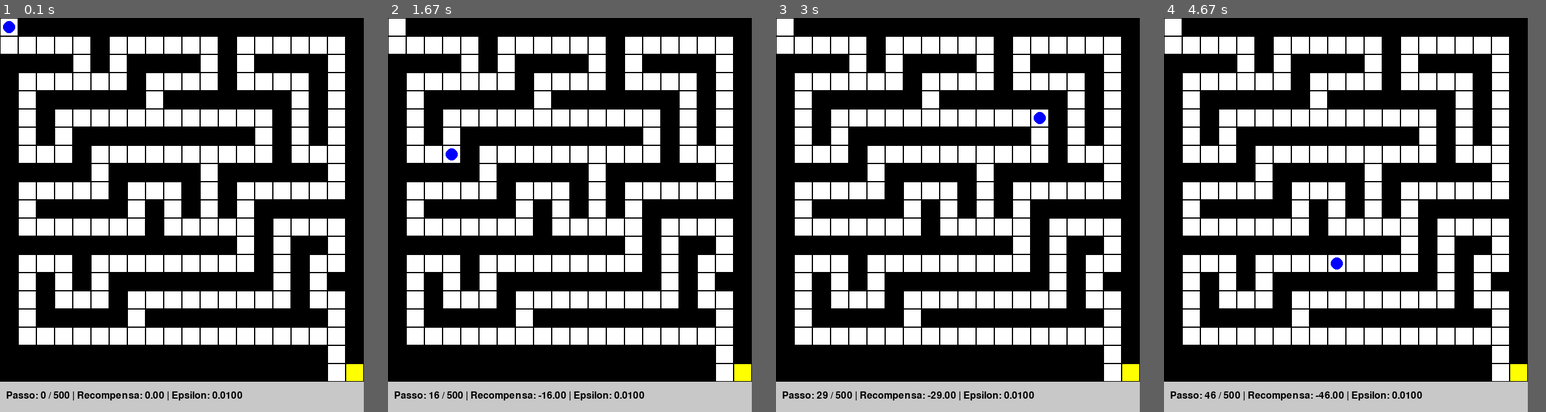
Above: before the commit, frames 1-4 (left to right).
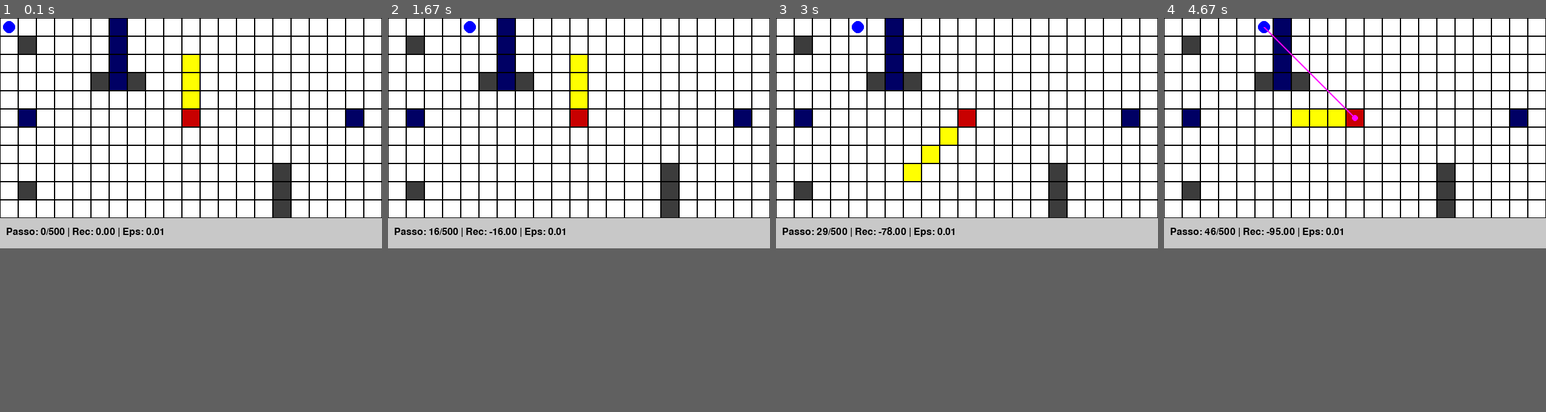
Above: after the commit, the same moments.

Repository: LEI-122689/Projeto_AA
Game: pygame game, started from Simulador.py
Two runs of this game, one before a commit and one after it. Both use one fixed random seed, a clock stepped at 60 frames per second and the inputs below.
Inputs:
- Up to frame 1 (0.1 s): no input
- Up to frame 2 (1.67 s): no input
- Up to frame 3 (3 s): no input
- Up to frame 4 (4.67 s): no input
In our replay, the window is 600x650 before the commit and 630x380 after it. These sizes can differ from the game's own. Grey fills any space a smaller window leaves; there, only what the larger window draws over its background counts as a difference.

The runs differ from the first frame. In frame 1, 51% of the frame differs, in the area x 0-100%, y 0-100%; in frame 2, 51%; in frame 3, 51%; in frame 4, 52%.

Commit message:
Sensor implementado

Diff:
--- a/Agente_Farol.py
+++ b/Agente_Farol.py
@@ -36,10 +36,13 @@
         pass  # Não usado no Farol
 
     def _converte_vetor_para_estado(self, vetor: Tuple[int, int]) -> str:
-        """ Converte o vetor de distância (observação) num estado discreto (direção). """
+        # --- NOVO: Se o vetor for None, estamos cegos ---
+        if vetor is None:
+            return "SEM_SINAL"
+            # ------------------------------------------------
+
         dx, dy = vetor
-
-        # Normaliza o vetor para apenas a direção (+1, -1, 0)
+        # ... (resto da lógica de normalização mantém-se igual) ...
         norm_x = 0
         if dx > 0:
             norm_x = 1
@@ -52,9 +55,7 @@
         elif dy < 0:
             norm_y = -1
 
-        if (norm_x, norm_y) == (0, 0):
-            return "FAROL"
-
+        if (norm_x, norm_y) == (0, 0): return "FAROL"
         return DIRECOES_MAP.get((norm_x, norm_y), "UNKNOWN")
 
     def _get_q_valores(self, estado: str) -> dict:
@@ -71,7 +72,7 @@
         return random.choice(melhores_acoes)  # Desempate aleatório
 
     def observacao(self, obs: Any):
-        """ Recebe a observação (vetor de diferença) e converte-a no estado 's'. """
+        # Agora o 'obs' pode ser None se o sensor estiver fora de alcance
         self.estado_atual = self._converte_vetor_para_estado(obs)
 
     def age(self) -> Tuple[int, int]:
--- a/Agente_Novelty.py
+++ b/Agente_Novelty.py
@@ -11,13 +11,14 @@
         self.posicao_anterior = None
         self.acao_anterior = None
 
+        # --- NOVO: Variável para guardar onde está o objetivo ---
+        self.objetivo_detectado = None
+        # ------------------------------------------------------
+
         self.acoes = [(0, -1), (0, 1), (-1, 0), (1, 0)]
 
-        # --- NOVIDADE: Memória de Curto Prazo (Taboo List) ---
-        # Guarda as últimas 4 posições para evitar loops imediatos
+        # Memória de Curto Prazo (Taboo List)
         self.historico_recente = []
-
-        # Flag técnica para o bug do simulador
         self.ja_agiu = False
 
         # Compatibilidade
@@ -25,8 +26,10 @@
         self.epsilon = 0.0
         self.learning_mode = False
 
-    def observacao(self, obs):
+    # --- ALTERAÇÃO 1: Receber o alvo opcional ---
+    def observacao(self, obs, alvo=None):
         self.estado_atual = obs
+        self.objetivo_detectado = alvo  # Guarda o alvo se o sensor o vir
 
         # 1. Deteção de Paredes
         if self.ja_agiu:
@@ -43,43 +46,91 @@
 
         # 3. Atualizar Histórico Recente
         self.historico_recente.append(self.estado_atual)
-        if len(self.historico_recente) > 4:  # Lembra-se dos últimos 4 passos
+        if len(self.historico_recente) > 4:
             self.historico_recente.pop(0)
 
         self.posicao_anterior = self.estado_atual
 
     def age(self):
         cx, cy = self.estado_atual
-        candidatos = []
 
-        # Baralhar ações para evitar tendências de movimento (vício de ir sempre Norte)
-        random.shuffle(self.acoes)
-
+        # 1. Identificar todas as células vizinhas que não são paredes
+        candidatos_validos = []
         for acao in self.acoes:
             dx, dy = acao
             vizinho = (cx + dx, cy + dy)
+            if vizinho not in self.paredes_conhecidas:
+                candidatos_validos.append((vizinho, acao))
 
-            # Se é parede, ignora
-            if vizinho in self.paredes_conhecidas:
-                continue
+        # Se estiver encurralado, tenta qualquer coisa
+        if not candidatos_validos:
+            acao = random.choice(self.acoes)
+            self.acao_anterior = acao
+            self.ja_agiu = True
+            return acao
 
-            # --- CÁLCULO DO SCORE (Visitas + Penalidade Recente) ---
+        # --- LÓGICA HÍBRIDA CORRIGIDA ---
+
+        usar_novelty = True  # Por defeito, assumimos que vamos explorar
+
+        # SE virmos o objetivo, tentamos ser Gulosos, MAS com memória!
+        if self.objetivo_detectado is not None:
+            tx, ty = self.objetivo_detectado
+
+            # Procurar movimentos que:
+            # 1. Nos aproximem do alvo (ou mantenham perto)
+            # 2. NÃO estejam na memória recente (EVITA O LOOP DE 2 CASAS)
+
+            melhor_acao_gulosa = None
+            menor_distancia = float('inf')
+
+            dist_atual = abs(tx - cx) + abs(ty - cy)
+            encontrou_caminho_limpo = False
+
+            for vizinho, acao in candidatos_validos:
+                # Se este vizinho está na lista tabu, IGNORA-O no modo guloso
+                if vizinho in self.historico_recente:
+                    continue
+
+                vx, vy = vizinho
+                dist_vizinho = abs(tx - vx) + abs(ty - vy)
+
+                # Só aceitamos se a distância for menor ou igual
+                # E for a melhor opção encontrada até agora
+                if dist_vizinho < menor_distancia:
+                    menor_distancia = dist_vizinho
+                    melhor_acao_gulosa = acao
+                    encontrou_caminho_limpo = True
+
+            # Se encontrámos um movimento válido que nos aproxima E não é repetido:
+            if encontrou_caminho_limpo:
+                self.acao_anterior = melhor_acao_gulosa
+                self.ja_agiu = True
+                return melhor_acao_gulosa
+
+            # SE NÃO ENCONTRÁMOS (porque o caminho direto está bloqueado ou é repetido):
+            # O 'usar_novelty' continua True.
+            # O agente "desiste" de ir direto e volta a usar a Novidade para contornar o obstáculo.
+
+        # ----------------------------------------------------
+        # MODO NOVELTY (Exploração / Contorno)
+        # ----------------------------------------------------
+
+        candidatos_com_score = []
+        random.shuffle(candidatos_validos)
+
+        for vizinho, acao in candidatos_validos:
             score = self.visitas.get(vizinho, 0)
 
-            # Se estive lá recentemente, adiciono uma penalidade temporária GIGANTE
+            # Penalidade Tabu
             if vizinho in self.historico_recente:
                 score += 1000
 
-            candidatos.append((score, acao))
+            candidatos_com_score.append((score, acao))
 
-        # Se estiver encurralado (tudo parece mau), tenta qualquer coisa
-        if not candidatos:
-            acao = random.choice(self.acoes)
-        else:
-            # Escolhe o vizinho com MENOR score (Menos visitas E não visitado recentemente)
-            min_score = min(candidatos, key=lambda x: x[0])[0]
-            melhores_opcoes = [acao for (s, acao) in candidatos if s == min_score]
-            acao = random.choice(melhores_opcoes)
+        min_score = min(candidatos_com_score, key=lambda x: x[0])[0]
+        melhores_opcoes = [acao for (s, acao) in candidatos_com_score if s == min_score]
+        acao = random.choice(melhores_opcoes)
 
         self.acao_anterior = acao
         self.ja_agiu = True
@@ -89,4 +140,5 @@
         self.recompensa_acumulada += recompensa
 
     def atualiza_posicao(self, nova_pos):
-        self.observacao(nova_pos)
+        # Nota: O Simulador deve chamar observacao() em vez disto para passar o alvo
+        pass
--- a/Pygame_Simulador.py
+++ b/Pygame_Simulador.py
@@ -11,12 +11,12 @@
 Vermelho = (200, 0, 0)  # Parede / Farol (Centro)
 Azul = (0, 0, 255)  # Agente
 Amarelo = (255, 255, 0)  # Saída / Objetivo
-Cinzento_Escuro = (60, 60, 60)  # Pedras/Recifes (Risco Médio = 1)
-Azul_Escuro = (0, 0, 100)  # Correntes Fortes (Risco Alto = 2)
+Cinzento_Escuro = (60, 60, 60)  # Pedras/Recifes
+Azul_Escuro = (0, 0, 100)  # Correntes Fortes
+Magenta = (255, 0, 255)  # Cor do Laser do Sensor
 
 
 class VisualizadorPygame:
-    # ALTERAÇÃO: Adicionados argumentos 'dificuldade' e 'nome_agente'
     def __init__(self, ambiente, problema, max_passos, fps, dificuldade, nome_agente):
         pygame.init()
         self.ambiente = ambiente
@@ -36,7 +36,6 @@
 
         self.ecran = pygame.display.set_mode((self.largura, self.altura))
 
-        # ALTERAÇÃO: Título na ordem pedida (FPS -> Problema -> Dificuldade -> Agente)
         titulo = f"FPS: {fps} | Problema: {problema.upper()} | Dificuldade: {dificuldade.upper()} | Agente: {nome_agente.upper()}"
         pygame.display.set_caption(titulo)
 
@@ -74,7 +73,7 @@
         ax, ay = self.ambiente.agente_pos
         mapa = self.ambiente.mapa_obstaculos
 
-        # Lógica da Luz (Mantida do teu código original)
+        # Lógica da Luz
         direcoes = [
             (0, -1), (1, -1), (1, 0), (1, 1),
             (0, 1), (-1, 1), (-1, 0), (-1, -1)
@@ -91,7 +90,6 @@
             for x in range(self.size_x):
                 rect = pygame.Rect(x * TamanhoBloco, y * TamanhoBloco, TamanhoBloco, TamanhoBloco)
 
-                # Definir cor base pelo terreno
                 terreno = mapa[y][x]
                 if terreno == 3:  # Farol
                     cor_bloco = Vermelho
@@ -113,11 +111,9 @@
                 if (x, y) == (ax, ay):
                     pygame.draw.circle(self.ecran, Azul, rect.center, TamanhoBloco // 3)
 
-        # Incrementa o tempo do Farol para animação
         self.ambiente.tempo_luz += 1
 
     def _desenha_painel(self, epsilon):
-        # Painel de métricas no fundo
         painel_rect = pygame.Rect(0, self.size_y * TamanhoBloco, self.largura, 50)
         pygame.draw.rect(self.ecran, (200, 200, 200), painel_rect)
 
@@ -128,13 +124,13 @@
             status_cor = Preto
             status_msg = ""
 
-        # Formatação do texto do rodapé
-        status_text = f"Passo: {self.passos_atuais} / {self.max_passos} | Recompensa: {self.recompensa:.2f} | Epsilon: {epsilon:.4f} {status_msg}"
+        status_text = f"Passo: {self.passos_atuais}/{self.max_passos} | Rec: {self.recompensa:.2f} | Eps: {epsilon:.2f} {status_msg}"
 
         texto_render = self.font.render(status_text, True, status_cor)
         self.ecran.blit(texto_render, (10, self.size_y * TamanhoBloco + 15))
 
-    def desenha(self, passos, recompensa, terminou, sucesso, epsilon):
+    # --- AQUI ESTAVA O PROBLEMA: Garante que este método existe e está alinhado ---
+    def desenha(self, passos, recompensa, terminou, sucesso, epsilon, sensor_alvo=None):
         """ Chamado pelo Simulador para atualizar o estado e desenhar. """
 
         self.passos_atuais = passos
@@ -154,13 +150,24 @@
         elif self.problema == 'farol':
             self._desenha_farol()
 
+        # --- VISUALIZAÇÃO DO SENSOR (LASER) ---
+        if sensor_alvo is not None:
+            ax, ay = self.ambiente.agente_pos
+            tx, ty = sensor_alvo
+
+            # Centro dos blocos
+            start_pos = (ax * TamanhoBloco + TamanhoBloco // 2, ay * TamanhoBloco + TamanhoBloco // 2)
+            end_pos = (tx * TamanhoBloco + TamanhoBloco // 2, ty * TamanhoBloco + TamanhoBloco // 2)
+
+            # Linha Magenta
+            pygame.draw.line(self.ecran, Magenta, start_pos, end_pos, 3)
+            pygame.draw.circle(self.ecran, Magenta, end_pos, 5)
+
         # 3. Desenhar o Painel
         self._desenha_painel(epsilon)
 
         # 4. Atualizar o Ecrã
         pygame.display.flip()
-
-        # 5. Limitar FPS
         self.clock.tick(self.FPS_limite)
 
     def fechar(self):
--- /dev/null
+++ b/Sensor.py
@@ -0,0 +1,49 @@
+class Sensor:
+    def __init__(self, ambiente, dificuldade):
+        self.ambiente = ambiente
+        self.dificuldade = dificuldade
+
+    def get_posicao_objetivo(self):
+        """
+        Devolve a posição (x, y) do objetivo se estiver dentro do alcance.
+        Caso contrário, devolve None (sinal cego).
+        """
+        # 1. Descobrir onde estamos (Agente)
+        ax, ay = self.ambiente.agente_pos
+
+        # 2. Descobrir onde está o objetivo (depende do ambiente)
+        target_x, target_y = None, None
+
+        # Duck Typing: Verifica se o ambiente tem 'farol_x' ou 'objetivo'
+        if hasattr(self.ambiente, 'farol_x'):
+            # Ambiente Farol
+            target_x, target_y = self.ambiente.farol_x, self.ambiente.farol_y
+        elif hasattr(self.ambiente, 'objetivo') and self.ambiente.objetivo is not None:
+            # Ambiente Labirinto
+            target_x, target_y = self.ambiente.objetivo.x, self.ambiente.objetivo.y
+        else:
+            # Se não houver objetivo definido
+            return None
+
+            # 3. Calcular Distância Manhattan (Passos na grelha)
+        distancia = abs(target_x - ax) + abs(target_y - ay)
+
+        # 4. Aplicar Regras de Dificuldade
+        visivel = False
+
+        if self.dificuldade == "facil":
+            visivel = True  # Alcance Infinito
+
+        elif self.dificuldade == "medio":
+            if distancia <= 15:  # Alcance Médio
+                visivel = True
+
+        elif self.dificuldade == "dificil":
+            if distancia <= 10:  # Alcance Curto
+                visivel = True
+
+        # 5. Retornar informação ou silêncio
+        if visivel:
+            return (target_x, target_y)
+        else:
+            return None
--- a/Simulador.py
+++ b/Simulador.py
@@ -5,6 +5,7 @@
 from Ambiente_Farol import AmbienteFarol
 from Agente_Farol import AgenteFarol
 from Agente_Novelty import AgenteNovelty
+from Sensor import Sensor
 
 try:
     from Pygame_Simulador import VisualizadorPygame
@@ -25,64 +26,49 @@
 
     def cria(self, tipo_problema, dificuldade="facil", algoritmo="qlearning"):
         self.modo = tipo_problema
-
-        # --- CORREÇÃO IMPORTANTE: Guardar a dificuldade ---
-        # Isto é essencial para o Pygame conseguir escrever "Dificuldade: DIFICIL" no título
-        self.dificuldade_atual = dificuldade
-
-        # 1. Escolher e Carregar o Ambiente
+        self.dificuldade_atual = dificuldade # Importante para a GUI
+
+        # 1. Carregar Ambiente
         if tipo_problema == "farol":
-            print(f"-> A carregar Problema: Farol ({dificuldade.upper()}) | Algoritmo: {algoritmo.upper()}")
-            # Passamos a dificuldade para o ambiente carregar as pedras/correntes certas
+            print(f"-> Farol ({dificuldade}) | Agente: {algoritmo}")
             self.ambiente = AmbienteFarol(mapa_tipo=dificuldade)
-            # Guardar observação inicial (necessário para inicializar o agente)
-            obs_inicial = self.ambiente.observacaoPara()
+            obs_inicial = self.ambiente.observacaoPara() # Obs original (será filtrada depois)
 
         elif tipo_problema == "labirinto":
-            print(f"-> A carregar Problema: Labirinto ({dificuldade.upper()}) | Algoritmo: {algoritmo.upper()}")
+            print(f"-> Labirinto ({dificuldade}) | Agente: {algoritmo}")
             self.ambiente = AmbienteLabirinto(dificuldade)
             obs_inicial = self.ambiente.agente_pos
 
         else:
-            raise Exception("Problema desconhecido! Escolhe 'farol' ou 'labirinto'.")
-
-        # 2. Escolher e Configurar o Agente
+            raise Exception("Problema desconhecido.")
+
+        # --- NOVO: Inicializar o Sensor ---
+        self.sensor = Sensor(self.ambiente, dificuldade)
+        # ----------------------------------
+
+        # 2. Configurar Agente
         if algoritmo == "novelty":
-            # --- Configuração Agente NOVELTY ---
             self.agente = AgenteNovelty()
-
-            # O Novelty precisa de MUITO mais passos porque anda a explorar às cegas
             self.max_passos = 2000
-
-            # Inicialização da memória do agente
             if tipo_problema == "farol":
-                # Nota: No executa_episodio forçamos as coordenadas absolutas,
-                # mas aqui inicializamos com o standard do ambiente para não dar erro.
                 self.agente.observacao(obs_inicial)
             elif tipo_problema == "labirinto":
                 self.agente.atualiza_posicao(obs_inicial)
 
         elif algoritmo == "qlearning":
-            # --- Configuração Agente Q-LEARNING (Teus Agentes Originais) ---
             if tipo_problema == "farol":
                 self.agente = AgenteFarol()
                 self.agente.observacao(obs_inicial)
-                self.max_passos = 500  # O Farol resolve-se depressa se ele souber o caminho
-
+                self.max_passos = 500
             elif tipo_problema == "labirinto":
                 self.agente = AgenteLabirinto()
                 self.agente.atualiza_posicao(obs_inicial)
-
-                # Ajuste fino: Labirinto Difícil precisa de mais tempo que o Fácil
-                if dificuldade == "dificil":
-                    self.max_passos = 500
-                else:
-                    self.max_passos = 200
+                # Ajuste para labirinto dificil
+                if dificuldade == "dificil": self.max_passos = 500
+                else: self.max_passos = 200
         else:
-            raise Exception(f"Algoritmo '{algoritmo}' não reconhecido. Usa 'qlearning' ou 'novelty'.")
-
-        # 3. Limpeza do Visualizador Antigo
-        # Se mudarmos de problema a meio, temos de matar a janela antiga para criar uma nova com o tamanho certo
+             raise Exception(f"Algoritmo '{algoritmo}' não reconhecido.")
+
         if self.visualizador:
             self.visualizador.fechar()
         self.visualizador = None
@@ -95,23 +81,23 @@
         self.ambiente.reset()
         self.agente.recompensa_acumulada = 0
 
-        # --- CORREÇÃO NOVELTY (Farol e Labirinto) ---
-        # O Novelty precisa SEMPRE de coordenadas (x,y)
+        # --- PREPARAÇÃO DO NOVELTY ---
+        # O Novelty precisa de limpar a memória de curto prazo a cada episódio
         if isinstance(self.agente, AgenteNovelty):
             self.agente.observacao(self.ambiente.agente_pos)
             self.agente.historico_recente = []
             self.agente.ja_agiu = False
         else:
-            # Q-Learning (Comportamento Original)
+            # Preparação Q-Learning (Reset posições iniciais)
             if self.modo == "labirinto":
                 self.agente.atualiza_posicao(self.ambiente.agente_pos)
             elif self.modo == "farol":
+                # Nota: A observação inicial do Farol será atualizada logo no loop
+                # mas convém inicializar para evitar erros
                 self.agente.observacao(self.ambiente.observacaoPara())
 
-        # Inicializar Pygame
+        # --- INICIALIZAR PYGAME ---
         if renderizar and VisualizadorPygame:
-            # Ir buscar a dificuldade guardada no self.cria()
-            # Se der erro aqui, certifica-te que adicionaste 'self.dificuldade_atual = dificuldade' no método cria()
             dif = getattr(self, "dificuldade_atual", "N/A")
             nome_agente = "Novelty" if isinstance(self.agente, AgenteNovelty) else "Q-Learning"
 
@@ -120,36 +106,63 @@
                 self.modo,
                 self.max_passos,
                 self.fps,
-                dif,  # Argumento novo 1
-                nome_agente  # Argumento novo 2
+                dif,
+                nome_agente
             )
 
+        # --- LOOP DO EPISÓDIO ---
         while not terminou and self.passos < self.max_passos:
 
+            # 1. CONSULTAR O SENSOR (Onde está o objetivo?)
+            pos_objetivo = self.sensor.get_posicao_objetivo()
+
+            # 2. ATUALIZAR VISUALIZADOR (Desenha o "Laser" se o sensor vir o objetivo)
             if self.visualizador:
                 sucesso = self.ambiente.jogo_terminou()
-                self.visualizador.desenha(self.passos, self.agente.recompensa_acumulada, terminou, sucesso,
-                                          self.agente.epsilon)
-
-            # 1. Percepção
-            obs_raw = self.ambiente.observacaoPara()
-
-            # --- FORÇAR COORDENADAS PARA NOVELTY ---
+                self.visualizador.desenha(
+                    self.passos,
+                    self.agente.recompensa_acumulada,
+                    terminou,
+                    sucesso,
+                    self.agente.epsilon,
+                    sensor_alvo=pos_objetivo  # <--- Passamos o alvo para desenhar a linha
+                )
+
+            # 3. PERCEPÇÃO (O que o Agente "Vê")
             if isinstance(self.agente, AgenteNovelty):
-                self.agente.observacao(self.ambiente.agente_pos)
-            else:
-                self.agente.observacao(obs_raw)
-
-            # 2. Ação
+                # --- ALTERAÇÃO AQUI ---
+                # Passamos a posição do agente E a posição do objetivo (se visível)
+                self.agente.observacao(self.ambiente.agente_pos, alvo=pos_objetivo)
+
+            elif isinstance(self.agente, AgenteFarol):
+                # O Agente Farol precisa de saber a Direção (Vetor)
+                if pos_objetivo is not None:
+                    # Sensor vê o farol -> Calculamos o vetor (dx, dy)
+                    ax, ay = self.ambiente.agente_pos
+                    fx, fy = pos_objetivo
+                    obs = (fx - ax, fy - ay)
+                else:
+                    # Sensor não vê nada -> Agente fica cego (None)
+                    obs = None
+
+                self.agente.observacao(obs)
+
+            elif isinstance(self.agente, AgenteLabirinto):
+                # O Labirinto Q-Learning usa apenas a posição interna (já atualizada abaixo)
+                self.agente.observacao(None)
+
+            # 4. AÇÃO
             acao = self.agente.age()
 
-            # 3. Execução
+            # 5. EXECUÇÃO NO AMBIENTE
             recompensa = self.ambiente.agir(acao)
 
-            # 4. Atualização
+            # 6. ATUALIZAÇÃO DO AGENTE
+            # Se for labirinto (Q-Learning), temos de dizer onde ele "aterrou"
             if self.modo == "labirinto" and not isinstance(self.agente, AgenteNovelty):
                 self.agente.atualiza_posicao(self.ambiente.agente_pos)
 
+            # Aprender (Update Q-Table ou Novelty Score)
             self.agente.avaliacaoEstadoAtual(recompensa)
 
             if self.ambiente.jogo_terminou():
@@ -157,12 +170,20 @@
 
             self.passos += 1
 
+        # --- FIM DO LOOP ---
+
         sucesso = self.ambiente.jogo_terminou()
 
-        # Desenho final e pausa curta
+        # Desenho Final (Pausa para veres o resultado)
         if self.visualizador:
-            self.visualizador.desenha(self.passos, self.agente.recompensa_acumulada, terminou, sucesso,
-                                      self.agente.epsilon)
+            self.visualizador.desenha(
+                self.passos,
+                self.agente.recompensa_acumulada,
+                terminou,
+                sucesso,
+                self.agente.epsilon,
+                sensor_alvo=None  # Removemos a linha no fim
+            )
             time.sleep(0.5)
             self.visualizador.fechar()
             self.visualizador = None
@@ -229,6 +250,6 @@
 if __name__ == "__main__":
     sim = Simulador()
     #sim.cria("farol", "dificil", "novelty")
-    sim.cria("labirinto", "dificil", "qlearning")
+    sim.cria("farol", "dificil", "qlearning")
     sim.fps = 10
     sim.executa(episodios_treino=1000, episodios_teste=100)
